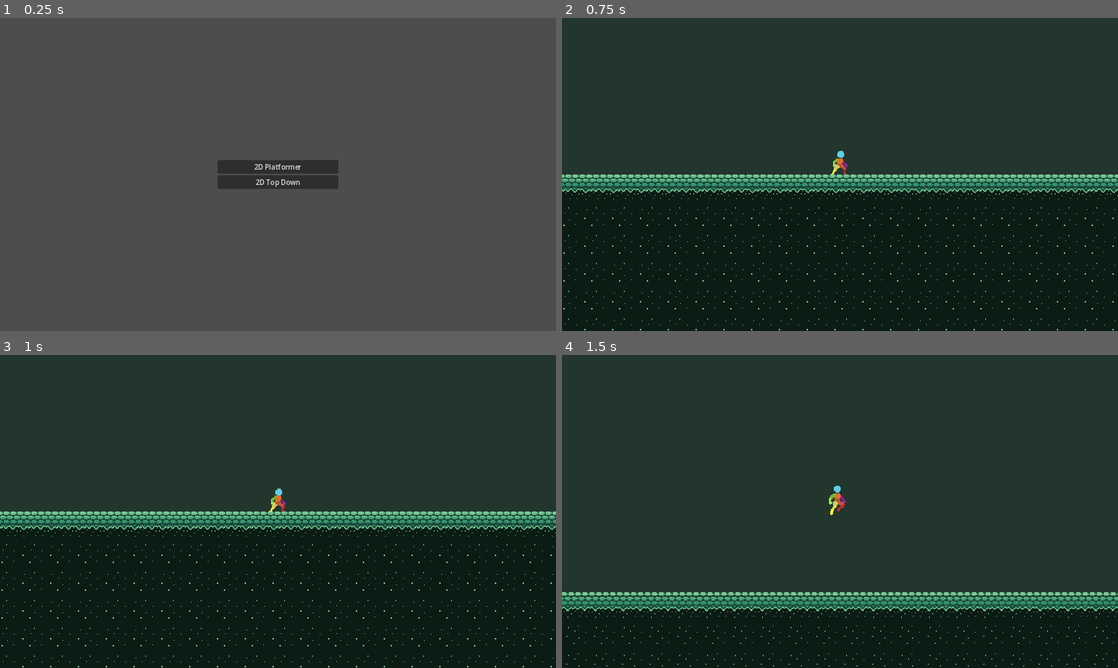
Above: before the commit, frames 1-4 (two rows, left to right).
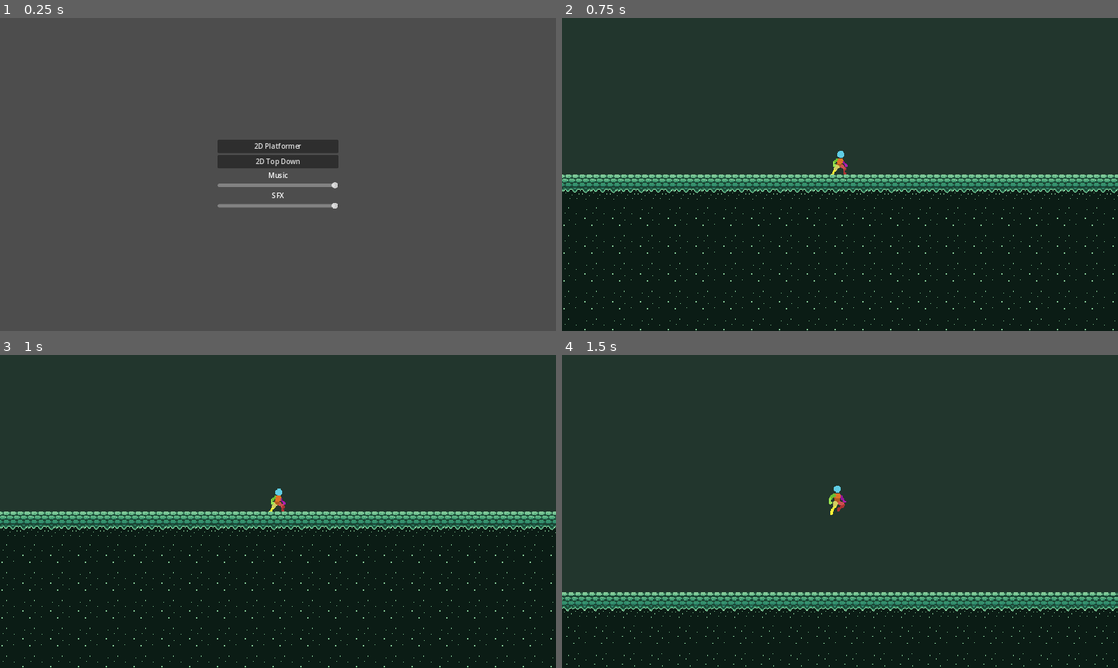
Above: after the commit, the same moments.

Repository: IkutiDev/CharacterControllers
Game: Godot game, scene res://main_menu.tscn
The game is run twice, just before and just after one commit, with the same random seed, the same clock (stepped at 60 frames per second) and the same inputs.
Inputs:
- Up to frame 1 (0.25 s): no input
- Up to frame 2 (0.75 s): click "2D Platformer" at 0.5 s
- Up to frame 3 (1 s): no input
- Up to frame 4 (1.5 s): hold D (move_right) from 1.28 s (still down); hold Space (jump) from 1.28 s (still down)

The runs differ from the first frame. In frame 1, 2.8% of the frame differs, in the area x 39-61%, y 38-61%; in frame 2, nothing differs; in frame 3, nothing differs; in frame 4, nothing differs.

Commit message:
Adding volume controls and sliders to the main menu to control sound level.
Test audio included to show it working.

Diff:
--- /dev/null
+++ b/default_bus_layout.tres
@@ -0,0 +1,15 @@
+[gd_resource type="AudioBusLayout" format=3 uid="uid://vohvc25tvs8d"]
+
+[resource]
+bus/1/name = &"Music"
+bus/1/solo = false
+bus/1/mute = false
+bus/1/bypass_fx = false
+bus/1/volume_db = 0.0
+bus/1/send = &"Master"
+bus/2/name = &"SFX"
+bus/2/solo = false
+bus/2/mute = false
+bus/2/bypass_fx = false
+bus/2/volume_db = 0.0
+bus/2/send = &"Master"
--- a/main_menu.tscn
+++ b/main_menu.tscn
@@ -1,8 +1,10 @@
-[gd_scene load_steps=4 format=3 uid="uid://c0rbvbnm56q68"]
+[gd_scene load_steps=6 format=3 uid="uid://c0rbvbnm56q68"]
 
 [ext_resource type="Script" path="res://main_menu.gd" id="1_72650"]
 [ext_resource type="PackedScene" uid="uid://kpreyylbb70t" path="res://platformer_world.tscn" id="2_kve68"]
 [ext_resource type="PackedScene" uid="uid://iqegvekice06" path="res://top_down_world.tscn" id="3_e4cwc"]
+[ext_resource type="Script" path="res://sound_slider.gd" id="4_wv6sb"]
+[ext_resource type="AudioStream" uid="uid://b1pgpjs2vx71t" path="res://Sounds/reverb-001.mp3" id="5_iganx"]
 
 [node name="MainMenu" type="Control"]
 layout_mode = 3
@@ -16,6 +18,7 @@
 top_down_world_scene = ExtResource("3_e4cwc")
 
 [node name="VBoxContainer" type="VBoxContainer" parent="."]
+custom_minimum_size = Vector2(0, 31)
 layout_mode = 1
 anchors_preset = 13
 anchor_left = 0.5
@@ -35,5 +38,38 @@
 layout_mode = 2
 text = "2D Top Down"
 
+[node name="music_label" type="RichTextLabel" parent="VBoxContainer"]
+layout_mode = 2
+bbcode_enabled = true
+text = "[center]Music[/center]"
+fit_content = true
+
+[node name="MusicSlider" type="HSlider" parent="VBoxContainer"]
+layout_mode = 2
+max_value = 1.0
+step = 0.001
+value = 1.0
+script = ExtResource("4_wv6sb")
+bus_name = "Music"
+
+[node name="sfx_label" type="RichTextLabel" parent="VBoxContainer"]
+layout_mode = 2
+bbcode_enabled = true
+text = "[center]SFX[/center]"
+fit_content = true
+
+[node name="SFXSlider" type="HSlider" parent="VBoxContainer"]
+layout_mode = 2
+max_value = 1.0
+step = 0.001
+value = 1.0
+script = ExtResource("4_wv6sb")
+bus_name = "SFX"
+
+[node name="AudioStreamPlayer" type="AudioStreamPlayer" parent="VBoxContainer"]
+stream = ExtResource("5_iganx")
+autoplay = true
+bus = &"Music"
+
 [connection signal="pressed" from="VBoxContainer/Button_EnterPlatformer" to="." method="_on_button_enter_platformer_pressed"]
 [connection signal="pressed" from="VBoxContainer/Button_EnterTopDown" to="." method="_on_button_enter_top_down_pressed"]
--- a/platformer_character/platformer_character.gd
+++ b/platformer_character/platformer_character.gd
@@ -59,6 +59,8 @@
 @export_range(0, 0.3) var coyote_time : float
 ## How far from ground should we cache your jump?
 @export_range(0, 0.3) var jump_buffer : float
+@export_category("Jumping Sounds")
+@export var jump_sound : AudioStreamPlayer
 
 
 # Calculations
@@ -296,6 +298,7 @@
 
 	if is_on_floor() or (coyote_time_counter > 0.03 and coyote_time_counter < coyote_time) or can_jump_again:
 		do_a_jump_calc()
+		jump_sound.play()
 
 func do_a_jump_calc() -> void:
 	jumped.emit()
--- a/platformer_world.tscn
+++ b/platformer_world.tscn
@@ -1,8 +1,10 @@
-[gd_scene load_steps=4 format=3 uid="uid://kpreyylbb70t"]
+[gd_scene load_steps=6 format=3 uid="uid://kpreyylbb70t"]
 
 [ext_resource type="Script" path="res://world.gd" id="1_6088q"]
 [ext_resource type="TileSet" uid="uid://bdu72orqistex" path="res://platformer_world/basic_tile_set.tres" id="1_q7hhx"]
 [ext_resource type="PackedScene" uid="uid://dd13anvv8vkkh" path="res://platformer_character/platformer_character.tscn" id="2_hvihg"]
+[ext_resource type="AudioStream" uid="uid://b1pgpjs2vx71t" path="res://Sounds/reverb-001.mp3" id="4_mqvew"]
+[ext_resource type="AudioStream" uid="uid://c02bvh0f47oco" path="res://Sounds/jump.wav" id="5_y6mqv"]
 
 [node name="PlatformerWorld" type="Node2D"]
 script = ExtResource("1_6088q")
@@ -24,7 +26,7 @@
 position = Vector2(586, 704)
 zoom = Vector2(2, 2)
 
-[node name="PlatformerCharacter" parent="." instance=ExtResource("2_hvihg")]
+[node name="PlatformerCharacter" parent="." node_paths=PackedStringArray("jump_sound") instance=ExtResource("2_hvihg")]
 position = Vector2(586, 704)
 max_speed = 9.01
 max_air_acceleration = 43.6
@@ -42,6 +44,15 @@
 in_air_speed_limit = 1000.0
 coyote_time = 0.2
 jump_buffer = 0.2
+jump_sound = NodePath("jump_sound")
 
 [node name="RemoteTransform2D" type="RemoteTransform2D" parent="PlatformerCharacter"]
 remote_path = NodePath("../../Camera2D")
+
+[node name="music" type="AudioStreamPlayer" parent="PlatformerCharacter"]
+stream = ExtResource("4_mqvew")
+autoplay = true
+bus = &"Music"
+
+[node name="jump_sound" type="AudioStreamPlayer" parent="PlatformerCharacter"]
+stream = ExtResource("5_y6mqv")
--- a/project.godot
+++ b/project.godot
@@ -12,7 +12,7 @@
 
 config/name="Character Controllers"
 run/main_scene="res://main_menu.tscn"
-config/features=PackedStringArray("4.0", "GL Compatibility")
+config/features=PackedStringArray("4.1", "GL Compatibility")
 config/icon="res://icon.svg"
 
 [aseprite_importers]
--- /dev/null
+++ b/sound_slider.gd
@@ -0,0 +1,19 @@
+extends HSlider
+
+@export var bus_name: String
+
+var bus_index: int
+
+# Called when the node enters the scene tree for the first time.
+func _ready():
+	bus_index = AudioServer.get_bus_index(bus_name)
+	value_changed.connect(_on_value_changed)
+
+	value = db_to_linear(AudioServer.get_bus_volume_db(bus_index))
+
+func _on_value_changed(value: float) -> void:
+	AudioServer.set_bus_volume_db(bus_index, linear_to_db(value))
+
+# Called every frame. 'delta' is the elapsed time since the previous frame.
+func _process(delta):
+	pass
Not shown, added: Sounds/jump.wav.import
Not shown, added: Sounds/reverb-001.mp3.import
Not shown, added: Sounds/jump.wav
Not shown, added: Sounds/reverb-001.mp3
